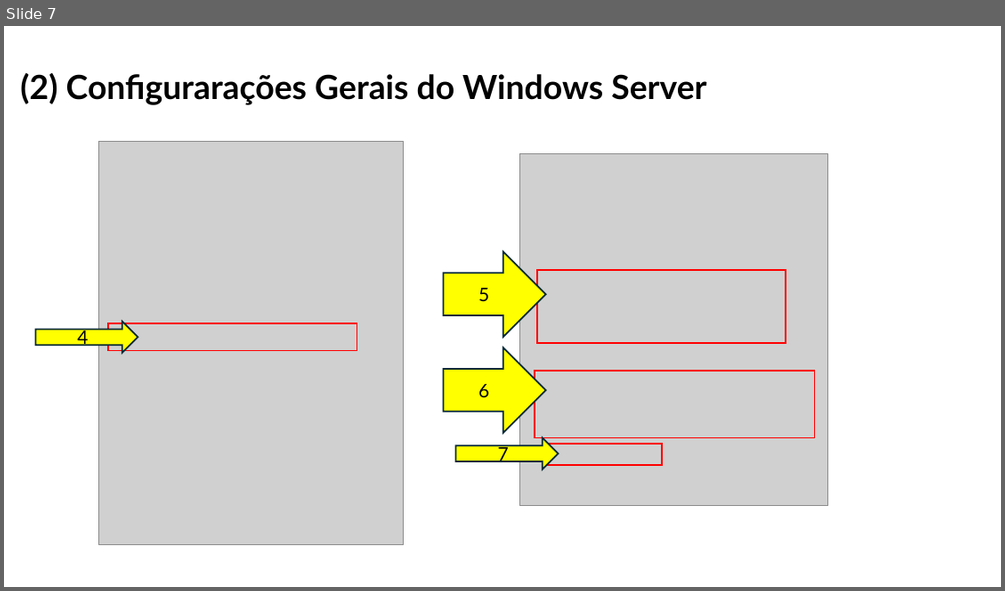
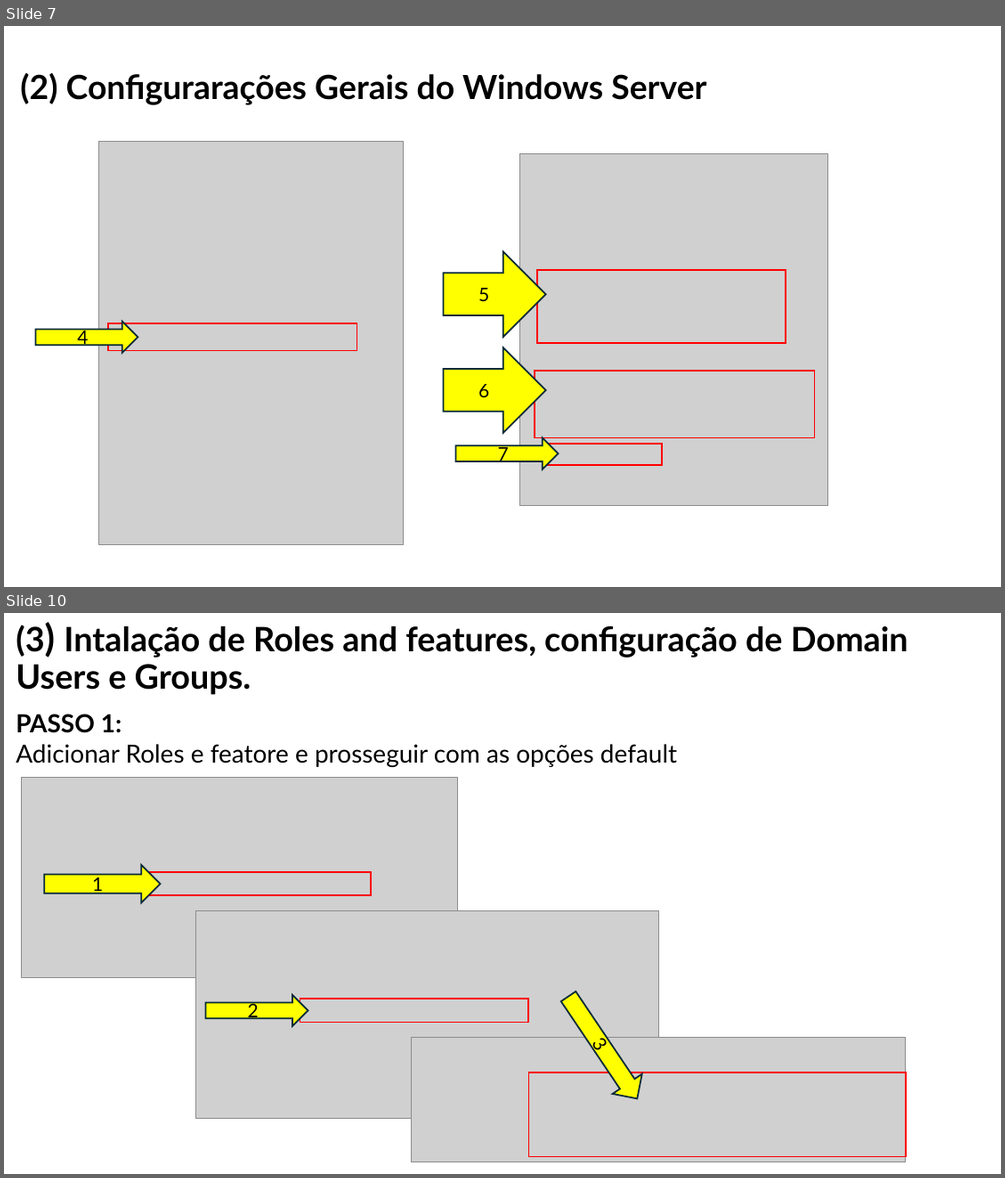
Before and after one commit to orlandonss/TrabalhoSR2, a slide deck: Relatorio_Tutoriais_Workshop/WORKSHOP WINDOWS AD DS & LINUX SERVICES.pptx. Shown one above the other, each under a label of ours: slide 7 before the commit, slides 7 and 10 after it; the slides between them are not shown. The pictures are 1005x591 and 1005x1178 pixels, drawn with LibreOffice and Linux fonts; fonts in the diff are those of the drawing; grey boxes stand for pictures. Boxes give left, top, right and bottom in pixels: in the first picture for what was removed or moved away, otherwise in the second. Text is boxed around its words. In the diff, an @@ line names an element or a change of style, - is before the commit and + after.

```diff
--- a/Relatorio_Tutoriais_Workshop/WORKSHOP WINDOWS AD DS & LINUX SERVICES.pptx
+++ b/Relatorio_Tutoriais_Workshop/WORKSHOP WINDOWS AD DS & LINUX SERVICES.pptx
@@ slide 10 added at (4,613,1001,1174), background #FFFFFF @@
@@ title added at (16,625,908,695), 32.4 pt, text #000000, bold @@
+(3) Intalação de Roles and features, configuração de Domain
+Users e Groups.
@@ text added at (16,714,677,767), 24 pt, text #000000 @@
+PASSO 1:
+Adicionar Roles e featore e prosseguir com as opções default
@@ picture added at (21,778,457,978) @@
@@ right arrow added at (44,865,161,903), fill #FFFF00, outline #092A39 1.5 pt, 18 pt, text #000000 @@
+1
@@ rectangle added at (143,872,372,895), outline #FF0000 1.5 pt @@
@@ picture added at (196,910,659,1119) @@
@@ right arrow added at (553,986,652,1108), fill #FFFF00, outline #092A39 1.5 pt, 18 pt, text #000000 @@
+3
@@ right arrow added at (206,995,308,1026), fill #FFFF00, outline #092A39 1.5 pt, 18 pt, text #000000 @@
+2
@@ rectangle added at (300,999,528,1022), outline #FF0000 1.5 pt @@
@@ picture added at (412,1037,906,1162) @@
@@ rectangle added at (529,1073,906,1157), outline #FF0000 1.5 pt @@
```
Also in this commit, not shown: 3 slides changed, 10 other slides added, 2 slides removed, 1 other file.
